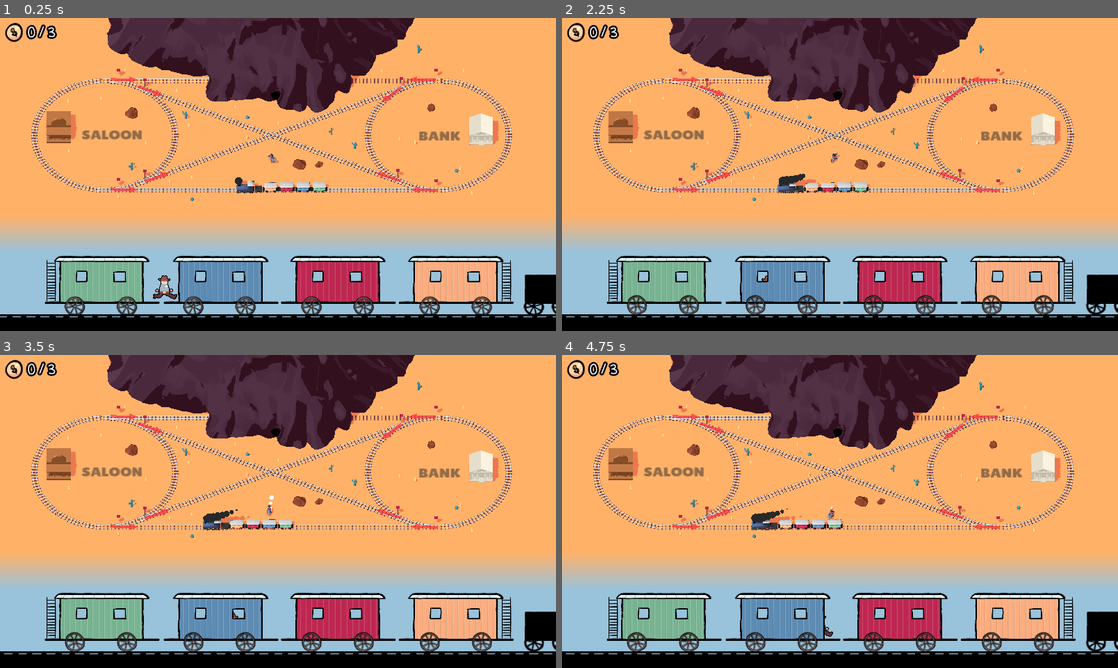
Above: before the commit, frames 1-4 (two rows, left to right).
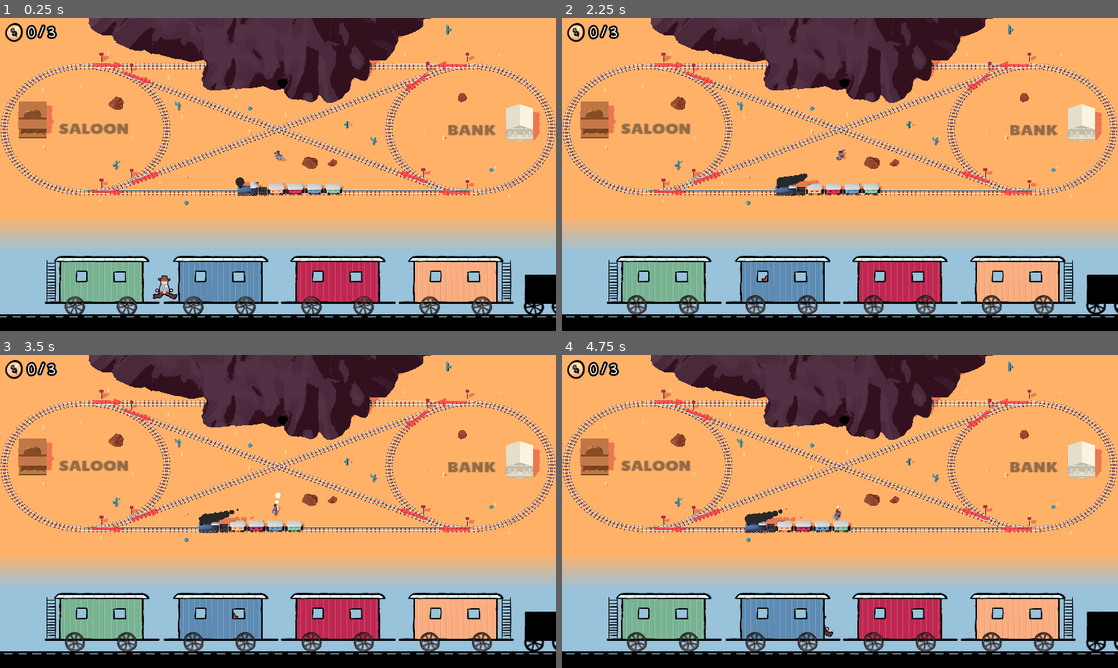
Above: after the commit, the same moments.

Repository: Miltage/train-heist
Game: Godot game, scene res://scenes/main.tscn
Same seed, same stepped clock (60 frames per second), same inputs: the game is played once before the commit and once after it.
Inputs (mouse positions are in pixels of both pictures, inside the frame that each line leads up to):
- Up to frame 1 (0.25 s): no input
- Up to frame 2 (2.25 s): move the mouse to (962, 158) at 0.52 s; hold D (steer_right) 0.53-1.28 s; click (962, 158) at 0.6 s; tap Space (jump) at 0.77, 1.52 s; move the mouse to (728, 190) at 1.27 s; hold S (move_backward) 1.28-2.03 s; click (728, 190) at 1.35 s; move the mouse to (895, 105) at 2.02 s; hold D (steer_right) from 2.03 s (still down); click (895, 105) at 2.1 s
- Up to frame 3 (3.5 s): move the mouse to (250, 574) at 2.77 s; release D (steer_right) at 2.78 s; hold W (move_forward) from 2.78 s (still down); click (250, 574) at 2.85 s; tap Space (jump) at 3.02 s
- Up to frame 4 (4.75 s): move the mouse to (1006, 558) at 3.52 s; release W (move_forward) at 3.53 s; hold A (steer_left) from 3.53 s (still down); click (1006, 558) at 3.6 s; tap Space (jump) at 3.77, 4.52 s; move the mouse to (673, 464) at 4.27 s; click (673, 464) at 4.35 s

The runs differ from the first frame. In frame 1, 15% of the frame differs, in the area x 0-100%, y 0-60%; in frame 2, 15%; in frame 3, 15%; in frame 4, 15%.

Commit message:
Submission!

Diff:
--- a/scenes/main.tscn
+++ b/scenes/main.tscn
@@ -305,10 +305,10 @@
 shape = SubResource("BoxShape3D_tipki")
 
 [node name="Camera3D" type="Camera3D" parent="."]
-transform = Transform3D(1, 0, 0, 0, 0.633948, 0.773376, 0, -0.773376, 0.633948, 0.60743, 35.039, 33.521)
+transform = Transform3D(1, 0, 0, 0, 0.633948, 0.773376, 0, -0.773376, 0.633948, 0, 35.039, 33.521)
 environment = SubResource("Environment_0wfyh")
 projection = 1
-size = 30.0
+size = 26.0
 far = 250.0
 
 [node name="DirectionalLight3D" type="DirectionalLight3D" parent="."]
Binary file added: cover.png
Not shown, added: cover.png.import
Not shown, added: export/index.apple-touch-icon.png.import
Not shown, added: export/index.icon.png.import
Not shown, added: export/index.png.import
Not shown, added: export_presets.cfg
Not shown, added: export/index.apple-touch-icon.png
Not shown, added: export/index.audio.position.worklet.js
Not shown, added: export/index.audio.worklet.js
Not shown, added: export/index.html
Not shown, added: export/index.icon.png
Not shown, added: export/index.js
(and 4 more such lines)
